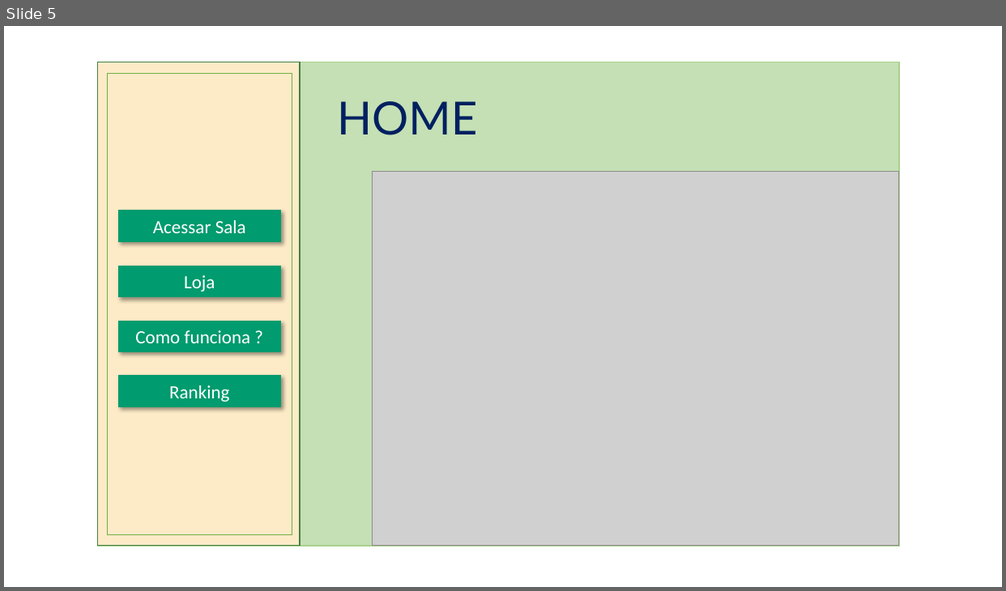
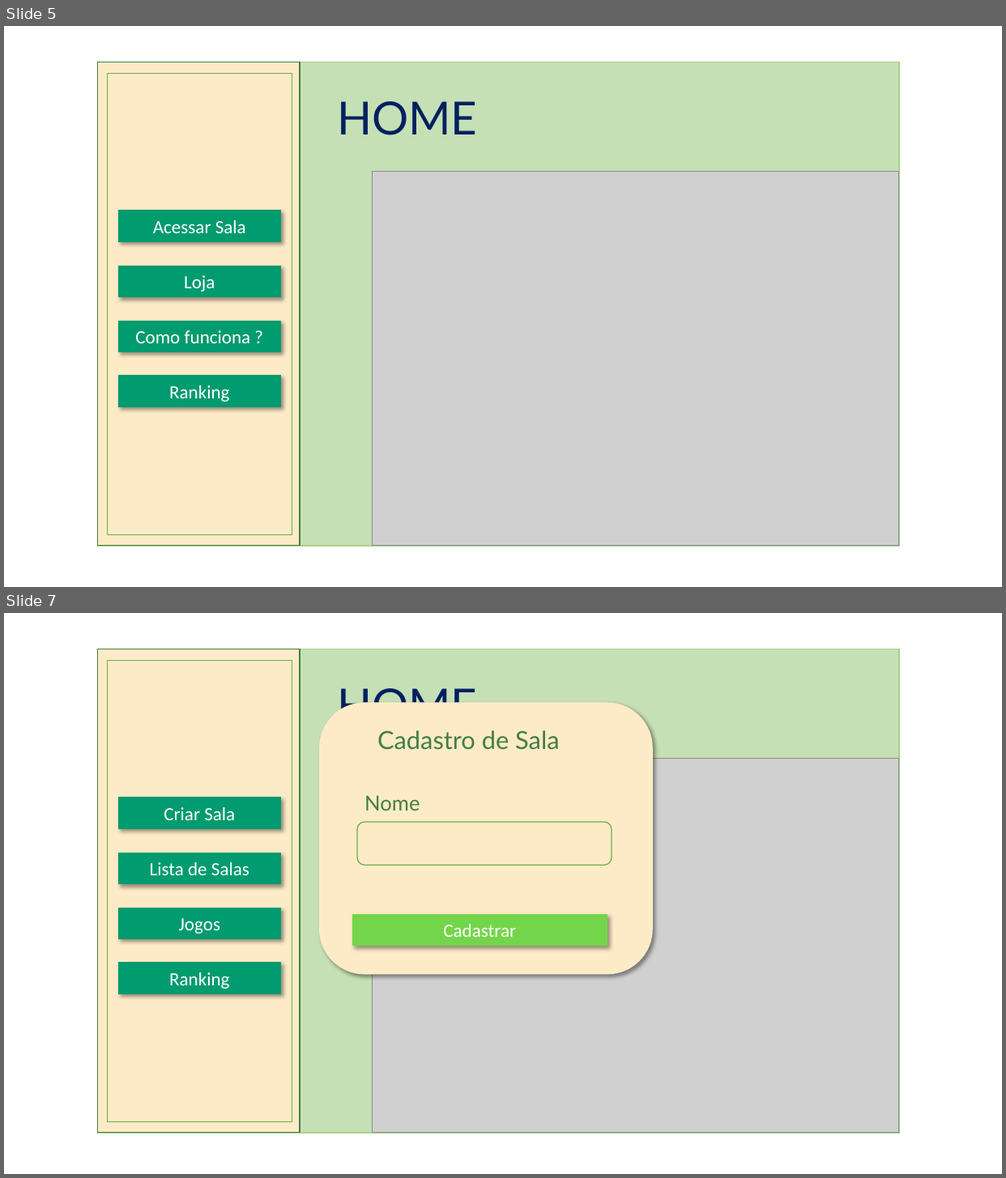
Before and after one commit to NathanReis/FTT-Recicla, a slide deck: Documentacao Projeto/Protótipo_Visual.pptx. Shown one above the other, each under a label of ours: slide 5 before the commit, slides 5 and 7 after it; the slides between them are not shown. The pictures are 1006x591 and 1006x1178 pixels, drawn with LibreOffice and Linux fonts; fonts in the diff are those of the drawing; grey boxes stand for pictures. Boxes give left, top, right and bottom in pixels: in the first picture for what was removed or moved away, otherwise in the second. Text is boxed around its words. In the diff, an @@ line names an element or a change of style, - is before the commit and + after.

```diff
--- a/Documentacao Projeto/Protótipo_Visual.pptx
+++ b/Documentacao Projeto/Protótipo_Visual.pptx
@@ slide 7 added at [4, 613, 1002, 1174], background #FFFFFF @@
@@ rectangle added at [98, 649, 898, 1132], fill #C5E0B4, outline #A9D18E 1 pt @@
@@ rectangle added at [98, 649, 300, 1132], fill #FDEBC7, outline #447E43 1 pt @@
@@ rounded rectangle added at [108, 660, 292, 1122], outline #70AD47 1 pt @@
@@ text added at [337, 682, 477, 711], 44 pt, text #002060 @@
+HOME
@@ rounded rectangle added at [319, 703, 653, 974], fill #FDEBC7 @@
@@ text added at [377, 730, 559, 750], 24 pt, text #447E43 @@
+Cadastro de Sala
@@ picture added at [373, 759, 899, 1133] @@
@@ rectangle added at [118, 798, 280, 828], fill #009B6E, outline #009B6E 1 pt, 18 pt, text #FFFFFF @@
+Criar Sala
@@ text added at [364, 795, 420, 811], 20 pt, text #447E43 @@
+Nome
@@ rounded rectangle added at [357, 822, 612, 865], outline #70AD47 1 pt @@
@@ rectangle added at [118, 854, 280, 884], fill #009B6E, outline #009B6E 1 pt, 18 pt, text #FFFFFF @@
+Lista de Salas
@@ rectangle added at [118, 908, 280, 939], fill #009B6E, outline #009B6E 1 pt, 18 pt, text #FFFFFF @@
+Jogos
@@ rectangle added at [353, 914, 607, 945], fill #73D54A, outline #73D54A 1 pt, 18 pt, text #FFFFFF @@
+Cadastrar
@@ rectangle added at [118, 963, 280, 994], fill #009B6E, outline #009B6E 1 pt, 18 pt, text #FFFFFF @@
+Ranking
```
Also in this commit, not shown: 1 slide changed, 10 other slides added.
